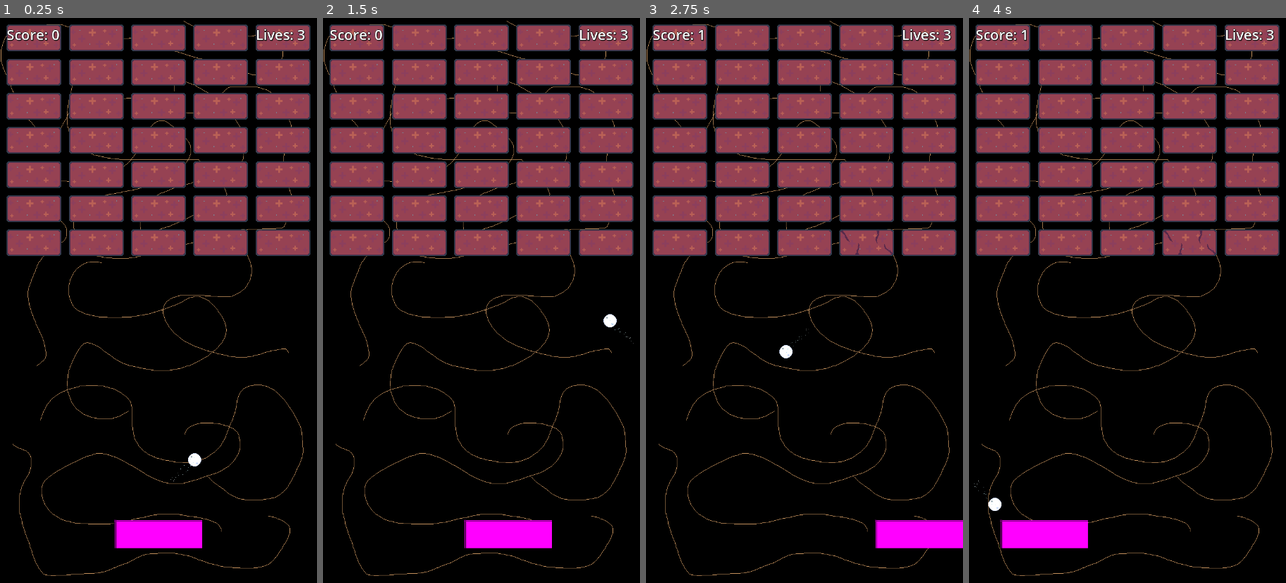
Above: before the commit, frames 1-4 (left to right).
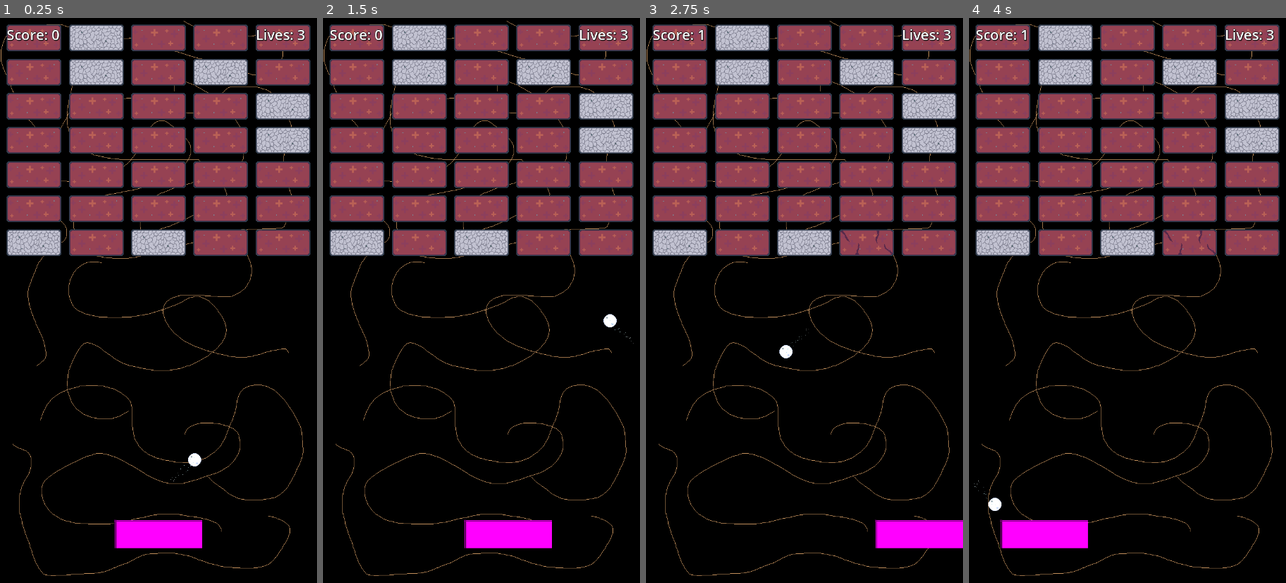
Above: after the commit, the same moments.

Repository: ant290/MoleBreaker
Game: Godot game, scene res://scenes/level.tscn
Two runs of this game, one before a commit and one after it. Both use one fixed random seed, a clock stepped at 60 frames per second and the inputs below.
Inputs:
- Up to frame 1 (0.25 s): no input
- Up to frame 2 (1.5 s): hold Right (ui_right) 0.53-1.28 s; tap Enter at 1.25 s; hold Left (ui_left) from 1.28 s (still down)
- Up to frame 3 (2.75 s): release Left (ui_left) at 2.03 s; hold Right (ui_right) from 2.03 s (still down)
- Up to frame 4 (4 s): release Right (ui_right) at 3.53 s; hold Left (ui_left) from 3.53 s (still down)

The runs differ from the first frame. In frame 1, 5.3% of the frame differs, in the area x 2-98%, y 1-42%; in frame 2, 5.3%; in frame 3, 5.3%; in frame 4, 5.3%.

Commit message:
Added rock brick Randomised the spawning of brick types Added signal on brick for when it is destroyed

Diff:
--- a/mole-breaker/project.godot
+++ b/mole-breaker/project.godot
@@ -19,6 +19,7 @@
 [autoload]
 
 PlayerStats="*res://scripts/player_stats.gd"
+GameConstants="*res://scripts/game_constants.gd"
 
 [display]
 
--- a/mole-breaker/scenes/brick.tscn
+++ b/mole-breaker/scenes/brick.tscn
@@ -1,11 +1,36 @@
-[gd_scene load_steps=8 format=3 uid="uid://d0qgslqpuw3ps"]
+[gd_scene load_steps=6 format=3 uid="uid://d0qgslqpuw3ps"]
 
 [ext_resource type="Script" uid="uid://l0in4ahl7f44" path="res://scripts/brick.gd" id="1_0w5h4"]
-[ext_resource type="Texture2D" uid="uid://dw6b64oejapoa" path="res://assets/bricks/brick dirt.png" id="1_5l4w1"]
-[ext_resource type="Texture2D" uid="uid://c7bp54u7h42u" path="res://assets/bricks/brick dirt cracked.png" id="3_7mekc"]
 
 [sub_resource type="RectangleShape2D" id="RectangleShape2D_0w5h4"]
 size = Vector2(122, 58)
+
+[sub_resource type="Animation" id="Animation_c34n8"]
+length = 0.001
+tracks/0/type = "value"
+tracks/0/imported = false
+tracks/0/enabled = true
+tracks/0/path = NodePath("HealthySprite:scale")
+tracks/0/interp = 1
+tracks/0/loop_wrap = true
+tracks/0/keys = {
+"times": PackedFloat32Array(0),
+"transitions": PackedFloat32Array(1),
+"update": 0,
+"values": [Vector2(1, 1)]
+}
+tracks/1/type = "value"
+tracks/1/imported = false
+tracks/1/enabled = true
+tracks/1/path = NodePath("DamagedSprite:scale")
+tracks/1/interp = 1
+tracks/1/loop_wrap = true
+tracks/1/keys = {
+"times": PackedFloat32Array(0),
+"transitions": PackedFloat32Array(1),
+"update": 0,
+"values": [Vector2(1, 1)]
+}
 
 [sub_resource type="Animation" id="Animation_7mekc"]
 resource_name = "dink"
@@ -35,33 +60,6 @@
 "values": [Vector2(1, 1), Vector2(1.1, 1.1), Vector2(1, 1)]
 }
 
-[sub_resource type="Animation" id="Animation_c34n8"]
-length = 0.001
-tracks/0/type = "value"
-tracks/0/imported = false
-tracks/0/enabled = true
-tracks/0/path = NodePath("HealthySprite:scale")
-tracks/0/interp = 1
-tracks/0/loop_wrap = true
-tracks/0/keys = {
-"times": PackedFloat32Array(0),
-"transitions": PackedFloat32Array(1),
-"update": 0,
-"values": [Vector2(1, 1)]
-}
-tracks/1/type = "value"
-tracks/1/imported = false
-tracks/1/enabled = true
-tracks/1/path = NodePath("DamagedSprite:scale")
-tracks/1/interp = 1
-tracks/1/loop_wrap = true
-tracks/1/keys = {
-"times": PackedFloat32Array(0),
-"transitions": PackedFloat32Array(1),
-"update": 0,
-"values": [Vector2(1, 1)]
-}
-
 [sub_resource type="AnimationLibrary" id="AnimationLibrary_ci8dj"]
 _data = {
 &"RESET": SubResource("Animation_c34n8"),
@@ -73,11 +71,9 @@
 script = ExtResource("1_0w5h4")
 
 [node name="HealthySprite" type="Sprite2D" parent="."]
-texture = ExtResource("1_5l4w1")
 
 [node name="DamagedSprite" type="Sprite2D" parent="."]
 visible = false
-texture = ExtResource("3_7mekc")
 
 [node name="CollisionShape2D" type="CollisionShape2D" parent="."]
 shape = SubResource("RectangleShape2D_0w5h4")
--- a/mole-breaker/scripts/brick.gd
+++ b/mole-breaker/scripts/brick.gd
@@ -2,9 +2,13 @@
 class_name BreakableBrick
 
 signal OnHit(points : int)
+signal OnBreak(brickType: GameConstants.BrickType)
 
 @export var starting_health : int = 2
 @export var points_per_hit : int = 1
+@export var healthy_texture : Texture2D
+@export var damaged_texture : Texture2D
+@export var brick_type : GameConstants.BrickType = GameConstants.BrickType.BRICK_DIRT
 
 @onready var healthy_sprite : Sprite2D = $HealthySprite
 @onready var damaged_sprite : Sprite2D = $DamagedSprite
@@ -15,6 +19,9 @@
 # Called when the node enters the scene tree for the first time.
 func _ready() -> void:
 	health = starting_health
+	healthy_sprite.texture = healthy_texture
+	damaged_sprite.texture = damaged_texture
+
 
 
 # Called every frame. 'delta' is the elapsed time since the previous frame.
@@ -26,6 +33,8 @@
 	health -= 1
 	animator.play("dink")
 	OnHit.emit(points_per_hit)
+	if health <= 0:
+		OnBreak.emit(brick_type)
 
 
 func _on_animation_player_animation_finished(anim_name: StringName) -> void:
--- /dev/null
+++ b/mole-breaker/scripts/game_constants.gd
@@ -0,0 +1,12 @@
+extends Node
+
+enum BrickType {BRICK_DIRT, BRICK_ROCK}
+
+# Called when the node enters the scene tree for the first time.
+func _ready() -> void:
+	pass # Replace with function body.
+
+
+# Called every frame. 'delta' is the elapsed time since the previous frame.
+func _process(delta: float) -> void:
+	pass
--- a/mole-breaker/scripts/level.gd
+++ b/mole-breaker/scripts/level.gd
@@ -3,6 +3,18 @@
 @onready var brickObject = preload("res://scenes/brick.tscn")
 @onready var uiLayer : PlayerUI = $CanvasLayer
 @onready var touchControls : MobileTouchControls = $TouchControls
+
+# load brick images
+@onready var imgBrickDirt = preload("res://assets/bricks/brick dirt.png")
+@onready var imgBrickDirtDamaged = preload("res://assets/bricks/brick dirt cracked.png")
+@onready var imgBrickRock = preload("res://assets/bricks/brick rock.png")
+@onready var imgBrickRockDamaged = preload("res://assets/bricks/brick rock cracked.png")
+
+# brick stats
+var dirtHealth = 2
+var dirtPointsPerHit = 1
+var rockHealth = 4
+var rockPointsPerHit = 3
 
 var columns = 5
 var rows  = 7
@@ -33,9 +45,23 @@
 			var row_pos = 32 + (r * 64)
 			var row_margins = margin + (r * margin)
 
-			var newBrick = brickObject.instantiate()
-			print(newBrick.position)
+			var newBrick : BreakableBrick = brickObject.instantiate()
+			var random_num = randi() % 10
+			match random_num:
+				7, 8, 9, 10:
+					newBrick.healthy_texture = imgBrickRock
+					newBrick.damaged_texture = imgBrickRockDamaged
+					newBrick.starting_health = rockHealth
+					newBrick.points_per_hit = rockPointsPerHit
+					newBrick.brick_type = GameConstants.BrickType.BRICK_ROCK
+				_:
+					newBrick.healthy_texture = imgBrickDirt
+					newBrick.damaged_texture = imgBrickDirtDamaged
+					newBrick.starting_health = dirtHealth
+					newBrick.points_per_hit = dirtPointsPerHit
+					newBrick.brick_type = GameConstants.BrickType.BRICK_DIRT
+			#print(newBrick.position)
 			newBrick.position = Vector2(col_margins + col_pos, row_margins + row_pos)
 			add_child(newBrick)
 
-			print(newBrick.position)
+			#print(newBrick.position)
--- a/mole-breaker/scripts/player_ui.gd
+++ b/mole-breaker/scripts/player_ui.gd
@@ -22,17 +22,23 @@
 func load_bricks() -> void:
 	current_level_bricks = level.get_children().filter(is_brick)
 
-	current_level_bricks.map(subscribe_to_brick_onhit)
+	current_level_bricks.map(subscribe_to_brick)
 
 func is_brick(node : Node) -> bool:
 	return node.is_in_group("Brick")
 
-func subscribe_to_brick_onhit(brick: BreakableBrick) -> void:
+func subscribe_to_brick(brick: BreakableBrick) -> void:
 	brick.OnHit.connect(_update_score)
+	brick.OnBreak.connect(_update_inventory)
 
 func _update_score (score : int) -> void:
 	PlayerStats.score += score
 	_set_score_label()
+
+func _update_inventory (brickType : GameConstants.BrickType) -> void:
+	#if brick type in dict, add 1
+	#else add brick type to dict with 1 as count
+	pass
 
 func _set_score_label() -> void:
 	score_text.text = score_text_prompt + str(PlayerStats.score)
Binary file added: mole-breaker/assets/bricks/brick rock cracked.png
Not shown, added: mole-breaker/assets/bricks/brick rock cracked.png.import
Binary file added: mole-breaker/assets/bricks/brick rock.png
Not shown, added: mole-breaker/assets/bricks/brick rock.png.import
Not shown, added: mole-breaker/scripts/game_constants.gd.uid
